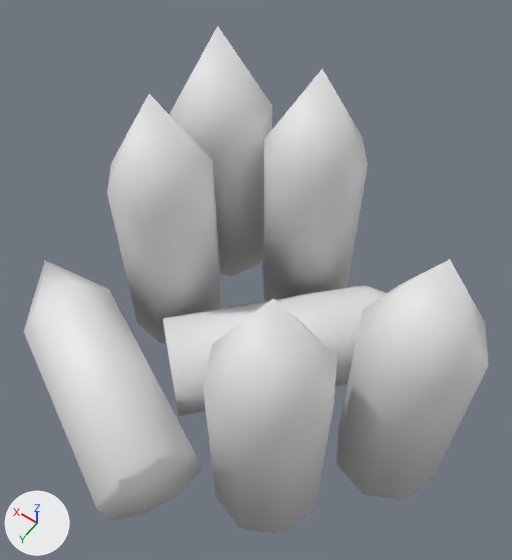
The FBX model MyGameMaker/MyGameEditor/Assets/Meshes/BoltgunBullets.fbx, before and after one commit.
Before and after are seen from a camera (50 mm lens) standing at (-0.505, 0.791, 1.454) and looking at (0.002, 0.081, 0.338). The lights are fixed; the arrows at lower left show +X, +Y and +Z. The older version comes first. Where no turn or scale is listed for an object, it has been applied to the vertices.

The first picture shows 'boolets'.
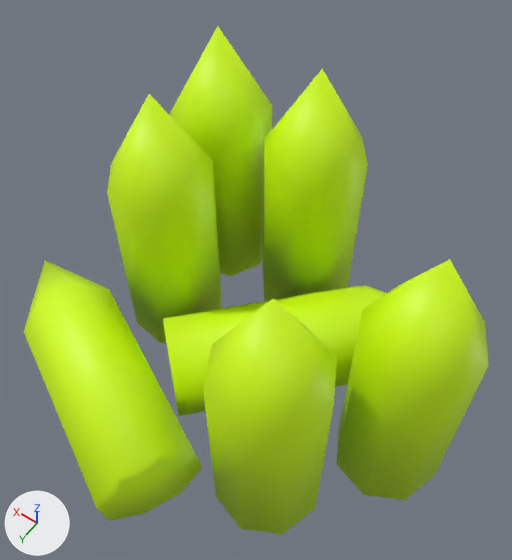
The newer file is also turned or shifted as a whole; pictures and numbers use the older file's frame.

Changed parts and their boxes (x1, y1, x2, y2) in the pictures (512 x 560 px):
'boolets', recoloured (white to green)
    both: (24, 26, 489, 534)

What changed in the scene script:
```text
Add img_boltgunbullets_png:
    img_boltgunbullets_png = load_image('BoltgunBullets.png', '../Textures/BoltgunBullets.png', 1, 1, 'sRGB')
Add mat_material_002:
    mat_material_002 = principled_material('Material.002')
    mat_material_002.texture = img_boltgunbullets_png
Change me_boolets:
    where me_boolets.from_pydata(...)  # 126 vertices, 168 faces; spans x -0.462..0.566, y -0.304..0.57, z -0.001..0.656
    add me_boolets.materials.append(mat_material_002)  # picture img_boltgunbullets_png
```
